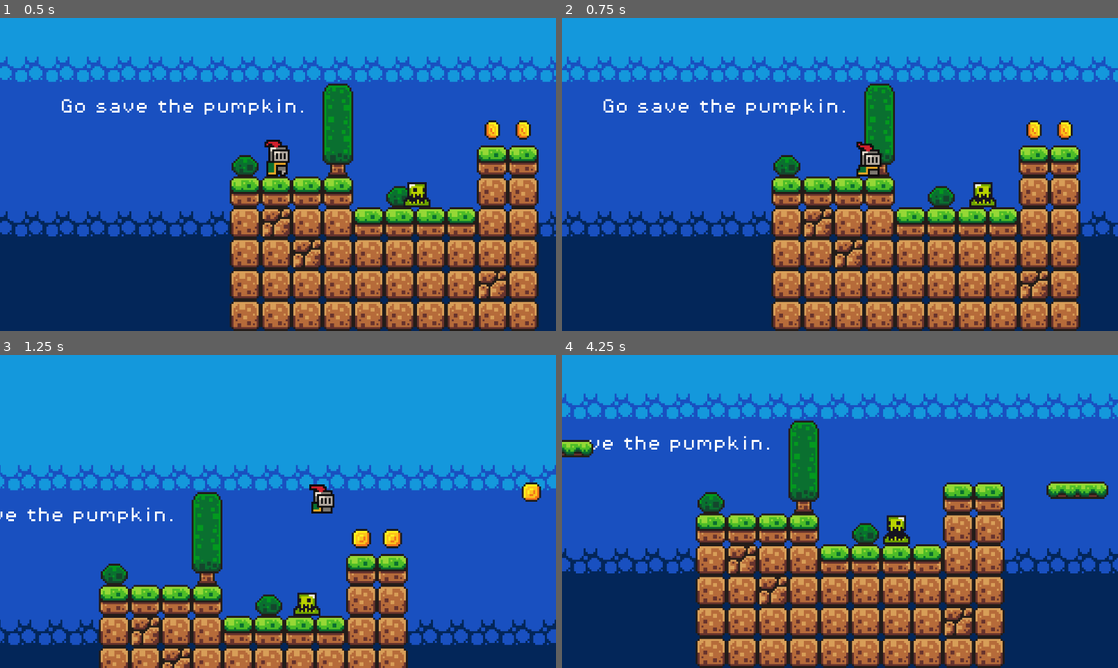
Above: before the commit, frames 1-4 (two rows, left to right).
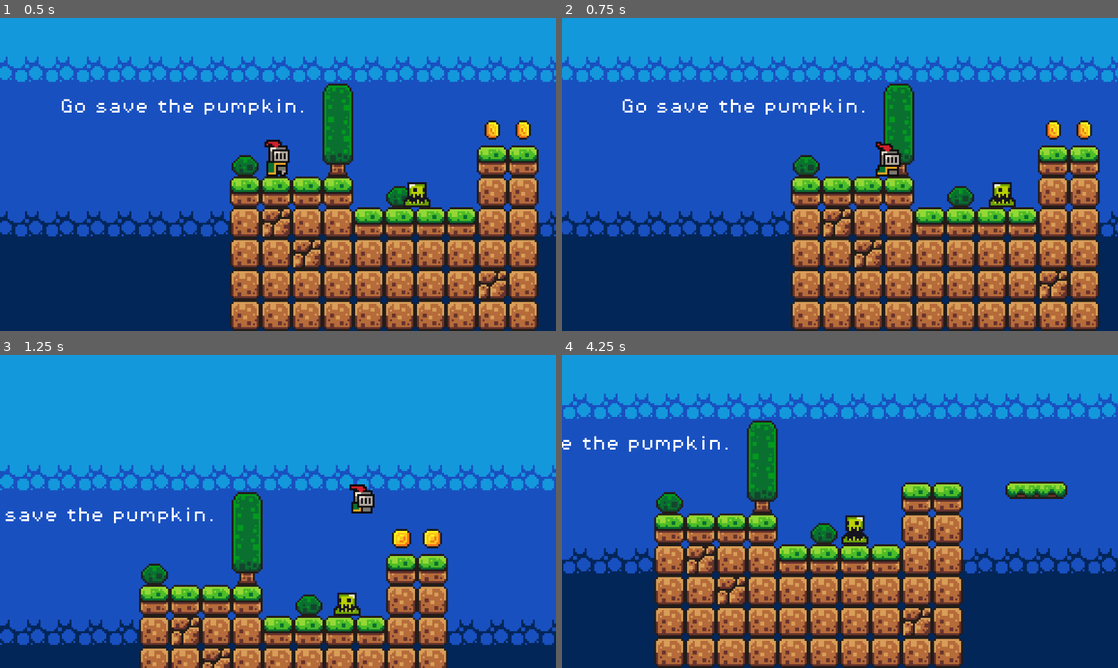
Above: after the commit, the same moments.

Repository: dankuri/platformer-godot2d
Game: Godot game, scene res://scenes/game.tscn
The game is run twice, just before and just after one commit, with the same random seed, the same clock (stepped at 60 frames per second) and the same inputs.
Inputs:
- Up to frame 1 (0.5 s): no input
- Up to frame 2 (0.75 s): hold D (right) from 0.53 s (still down)
- Up to frame 3 (1.25 s): keep holding D (right); tap Space (jump) at 0.77 s
- Up to frame 4 (4.25 s): tap Space (jump) at 1.52, 3.02, 3.77 s; release D (right) at 2.03 s; hold A (left) 2.03-2.78 s; hold D (right) from 2.78 s (still down)

Frame 1 is identical in both runs. In frame 2, 31% of the frame differs, in the area x 0-100%, y 12-100%; in frame 3, 25%; in frame 4, 35%.

Commit message:
add horizontal camera drag

Diff:
--- a/scenes/game.tscn
+++ b/scenes/game.tscn
@@ -129,7 +129,13 @@
 limit_bottom = 112
 limit_smoothed = true
 position_smoothing_enabled = true
+drag_horizontal_enabled = true
+drag_left_margin = 0.15
+drag_top_margin = 0.15
+drag_right_margin = 0.15
+drag_bottom_margin = 0.15
 editor_draw_limits = true
+editor_draw_drag_margin = true
 
 [node name="Killzone" parent="." instance=ExtResource("5_iywne")]
 
